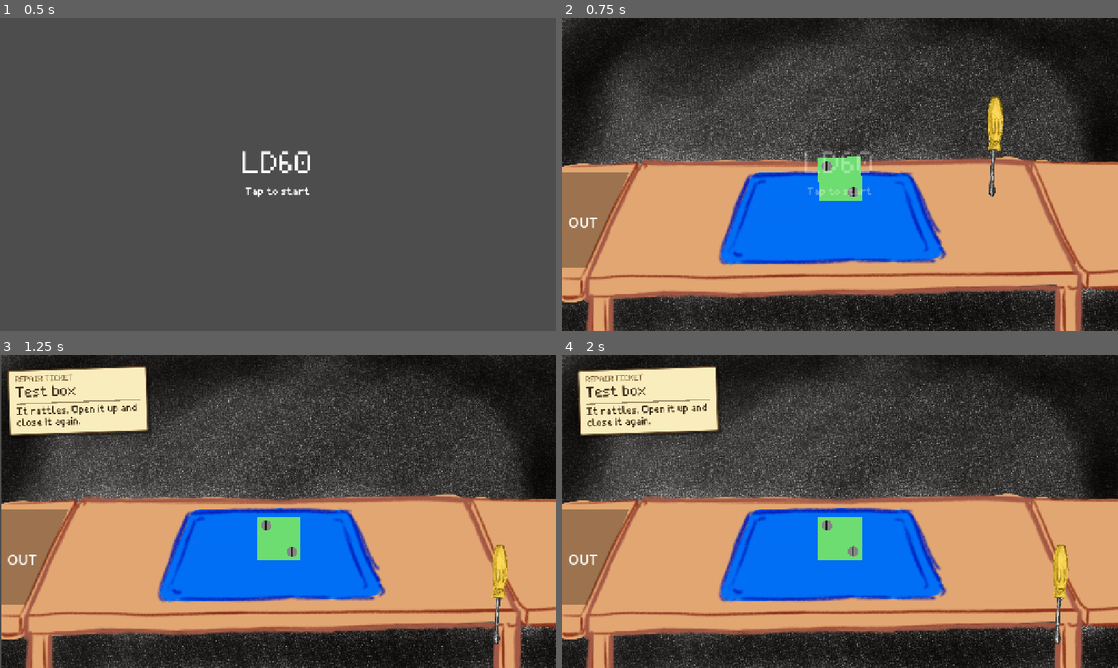
Above: before the commit, frames 1-4 (two rows, left to right).
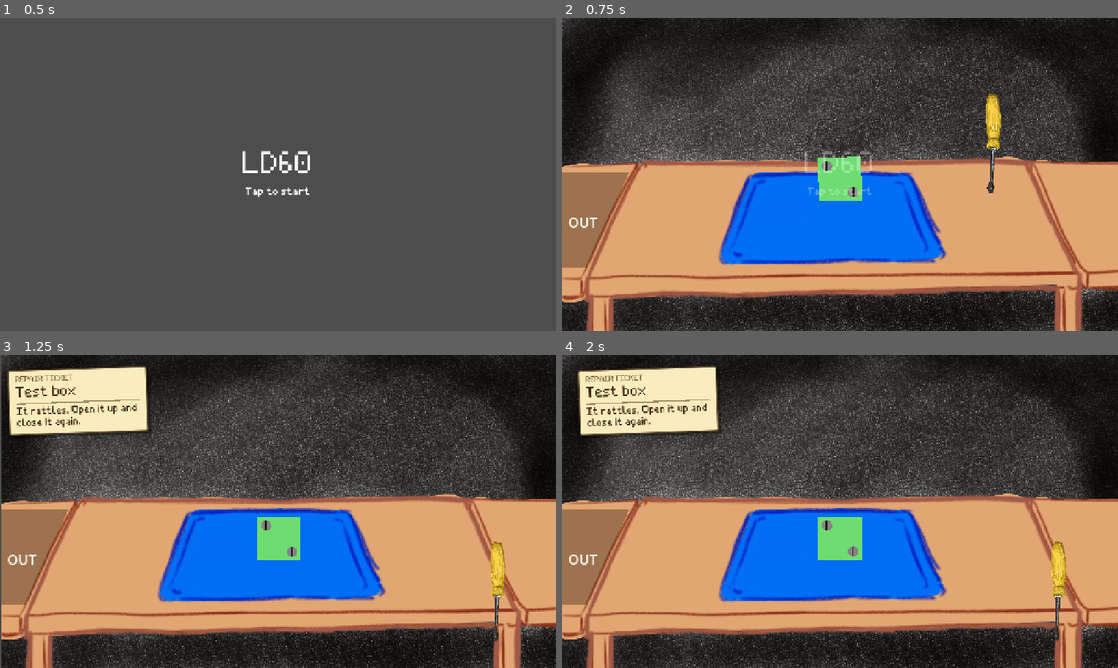
Above: after the commit, the same moments.

Repository: levilindsey/ld60
Game: Godot game, scene res://src/core/main.tscn
The game is run twice, just before and just after one commit, with the same random seed, the same clock (stepped at 60 frames per second) and the same inputs.
Inputs (mouse positions are in pixels of both pictures, inside the frame that each line leads up to):
- Up to frame 1 (0.5 s): no input
- Up to frame 2 (0.75 s): tap Enter at 0.5 s; move the mouse to (962, 158) at 0.52 s; hold Right (move_right) from 0.53 s (still down); hold Space (ability) from 0.53 s (still down); click (962, 158) at 0.67 s
- Up to frame 3 (1.25 s): keep holding Right (move_right); keep holding Space (ability); tap Z (jump) at 0.77 s
- Up to frame 4 (2 s): release Right (move_right) at 1.25 s; release Space (ability) at 1.25 s; drag from (728, 527) to (584, 558) at 1.27 s

Frame 1 is identical in both runs. In frame 2, 0.5% of the frame differs, in the area x 76-80%, y 24-58%; in frame 3, 0.5%; in frame 4, 0.5%.

Commit message:
Toggle screwdriver twist mode

Diff:
--- a/settings.tres
+++ b/settings.tres
@@ -16,23 +16,11 @@
 
 [resource]
 script = ExtResource("1_krfic")
-dev_mode = null
-show_debug_console = null
 start_in_game = false
-full_screen = null
-move_preview_windows_to_other_display = null
-mute_music = null
 pauses_on_focus_out = false
-is_screenshot_hotkey_enabled = null
-show_hud = null
-default_gravity_acceleration = null
 default_level_scene = ExtResource("1_w7hap")
 finished_outline_material = SubResource("ShaderMaterial_outline")
 finish_sparkle_scene = ExtResource("6_sparkle")
-excluded_log_categories = null
-force_include_log_warnings = null
-include_category_in_logs = null
-verbosity = null
 flat_head_screw_repairable_scene = ExtResource("3_yixrw")
 item_queue = Array[int]([0, 0, 0])
 flat_head_screw_driver_scene = ExtResource("2_xmm7k")
--- a/src/tools/flat_head_screw_driver.gd
+++ b/src/tools/flat_head_screw_driver.gd
@@ -28,9 +28,16 @@
 ## Turns the driver with the screw: its in-use angle plus how far the
 ## screw has turned since the driver engaged.
 func set_twist_rotation(twist_rad: float) -> void:
-	if is_instance_valid(rotation_tween):
-		rotation_tween.kill()
-	rotation = deg_to_rad(in_use_angle_deg) + twist_rad
+	# We don't want to rotate the screwdriver; we want to play the twist animation.
+	pass
+
+
+func _start_twist_animation() -> void:
+	%AnimatedSprite2D.play("twisting")
+
+
+func _stop_twist_animation() -> void:
+	%AnimatedSprite2D.play("default")
 
 
 ## The handle tenses before a twist: a small squash, then it relaxes.
@@ -55,14 +62,16 @@
 
 
 func _set_mode(to_mode: Mode, from_mode: Mode) -> void:
-	if from_mode == Mode.IN_USE and to_mode != Mode.IN_USE:
-		# The twists may have turned the driver by whole turns. Start from
-		# the same angle nearest the next one, so it takes the short way.
-		var to_rotation := deg_to_rad(
-			held_rotation_deg if to_mode == Mode.HELD else stored_rotation_deg
-		)
-		rotation = to_rotation + angle_difference(to_rotation, rotation)
+	if to_mode == from_mode:
+		return
+
+	if from_mode == Mode.IN_USE:
+		_stop_twist_animation()
+	elif to_mode == Mode.IN_USE:
+		_start_twist_animation()
+
 	super._set_mode(to_mode, from_mode)
+
 	match to_mode:
 		Mode.IN_USE:
 			tween_rotation(deg_to_rad(in_use_angle_deg), Tween.EASE_IN_OUT)
--- a/src/tools/flat_head_screw_driver.tscn
+++ b/src/tools/flat_head_screw_driver.tscn
@@ -23,12 +23,20 @@
 "frames": [{
 "duration": 1.0,
 "texture": SubResource("AtlasTexture_5cnk8")
+}],
+"loop": 1,
+"name": &"default",
+"speed": 5.0
+}, {
+"frames": [{
+"duration": 1.0,
+"texture": SubResource("AtlasTexture_5cnk8")
 }, {
 "duration": 1.0,
 "texture": SubResource("AtlasTexture_mp5ld")
 }],
 "loop": 1,
-"name": &"default",
+"name": &"twisting",
 "speed": 5.0
 }]
 
@@ -77,9 +85,11 @@
 rotation = -1.5707964
 
 [node name="AnimatedSprite2D" type="AnimatedSprite2D" parent="Node2D2/Node2D" unique_id=169628297]
+unique_name_in_owner = true
 position = Vector2(525, 90.00003)
 rotation = -1.9172411
 scale = Vector2(0.6, 0.6)
 sprite_frames = SubResource("SpriteFrames_60exv")
+animation = &"twisting"
 autoplay = "default"
-frame_progress = 0.12552395
+frame_progress = 0.2890306
